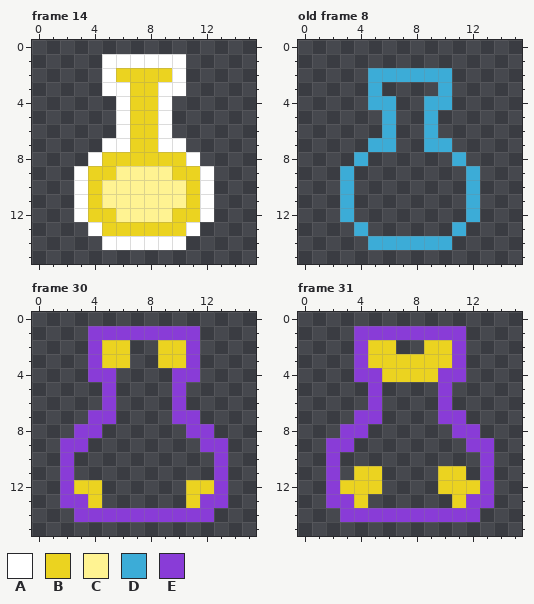
A pixel-art file gets an edit: src/data/textures-src/towers.aseprite. The picture above is the old version.
16x16 pixels, 35 frames. Shown: frame 14, old frame 8, frame 30, frame 31. The commit also changed other frames, which this record leaves out.
Palette (. is transparent): A #ffffff  B #ebd320  C #fff392  D #3cacd7  E #893cd7
Pixels before, frame 14, first column x 3:
 1 ..AAAAAA..
 2 ..ABBBBA..
 3 ..AABBAA..
 4 ...ABBA...
 5 ...ABBA...
 6 ...ABBA...
 7 ..AABBAA..
 8 .ABBBBBBA.
 9 ABBCCCCBBA
10 ABCCCCCCBA
11 ABCCCCCCBA
12 ABBCCCCBBA
13 .ABBBBBBA.
14 ..AAAAAA..
Pixels before, old frame 8, first column x 3:
 2 ..DDDDDD..
 3 ..D....D..
 4 ..DD..DD..
 5 ...D..D...
 6 ...D..D...
 7 ..DD..DD..
 8 .D......D.
 9 D........D
10 D........D
11 D........D
12 D........D
13 .D......D.
14 ..DDDDDD..
Pixels before, frame 30, first column x 2:
 1 ..EEEEEEEE..
 2 ..EBB..BBE..
 3 ..EBB..BBE..
 4 ..EE....EE..
 5 ...E....E...
 6 ...E....E...
 7 ..EE....EE..
 8 .EE......EE.
 9 EE........EE
10 E..........E
11 E..........E
12 EBB......BBE
13 EEB......BEE
14 .EEEEEEEEEE.
Pixels before, frame 31, first column x 2:
 1 ..EEEEEEEE..
 2 ..EBB..BBE..
 3 ..EBBBBBBE..
 4 ..EEBBBBEE..
 5 ...E....E...
 6 ...E....E...
 7 ..EE....EE..
 8 .EE......EE.
 9 EE........EE
10 E..........E
11 E.BB....BB.E
12 EBBB....BBBE
13 EEB......BEE
14 .EEEEEEEEEE.
The result:
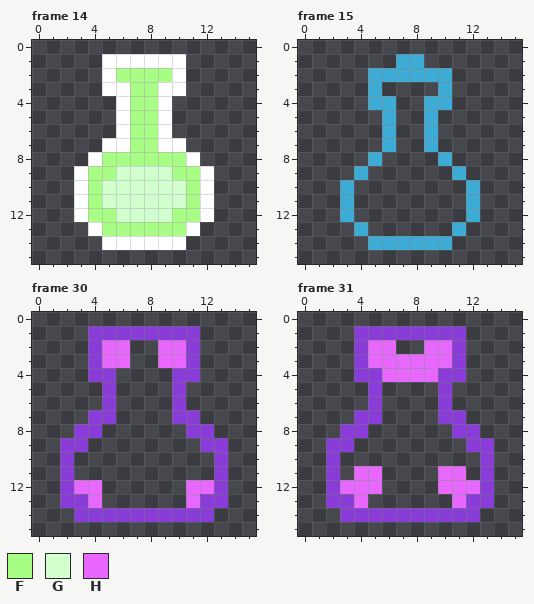
Colours new in this view: F #a8fe85  G #d2ffce  H #e867fe
A new or re-ordered frame is compared with the old frame closest to it.
What changed:
frames re-ordered
Changed rows in their new state; - is an unchanged pixel.
Frame 14:
first column x 4:
 2 --FFFF--
 3 ---FF---
 4 ---FF---
 5 ---FF---
 6 ---FF---
 7 ---FF---
 8 -FFFFFF-
 9 FFGGGGFF
10 FGGGGGGF
11 FGGGGGGF
12 FFGGGGFF
13 -FFFFFF-
Frame 15 against old frame 8:
first column x 7:
 1 DD
first column x 3:
 7 --.----.--
 8 -.D----D.-
 9 .D------D.
Frame 30:
first column x 5:
 2 HH--HH
 3 HH--HH
first column x 3:
12 HH------HH
13 -H------H-
Frame 31:
first column x 5:
 2 HH--HH
 3 HHHHHH
 4 -HHHH-
first column x 3:
11 -HH----HH-
12 HHH----HHH
13 -H------H-
